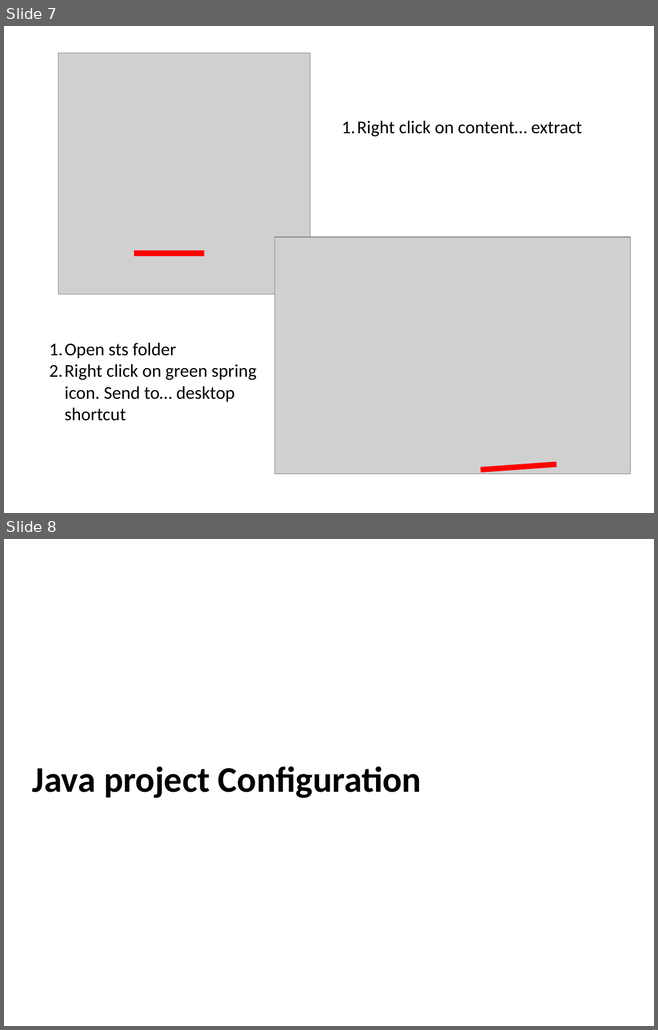
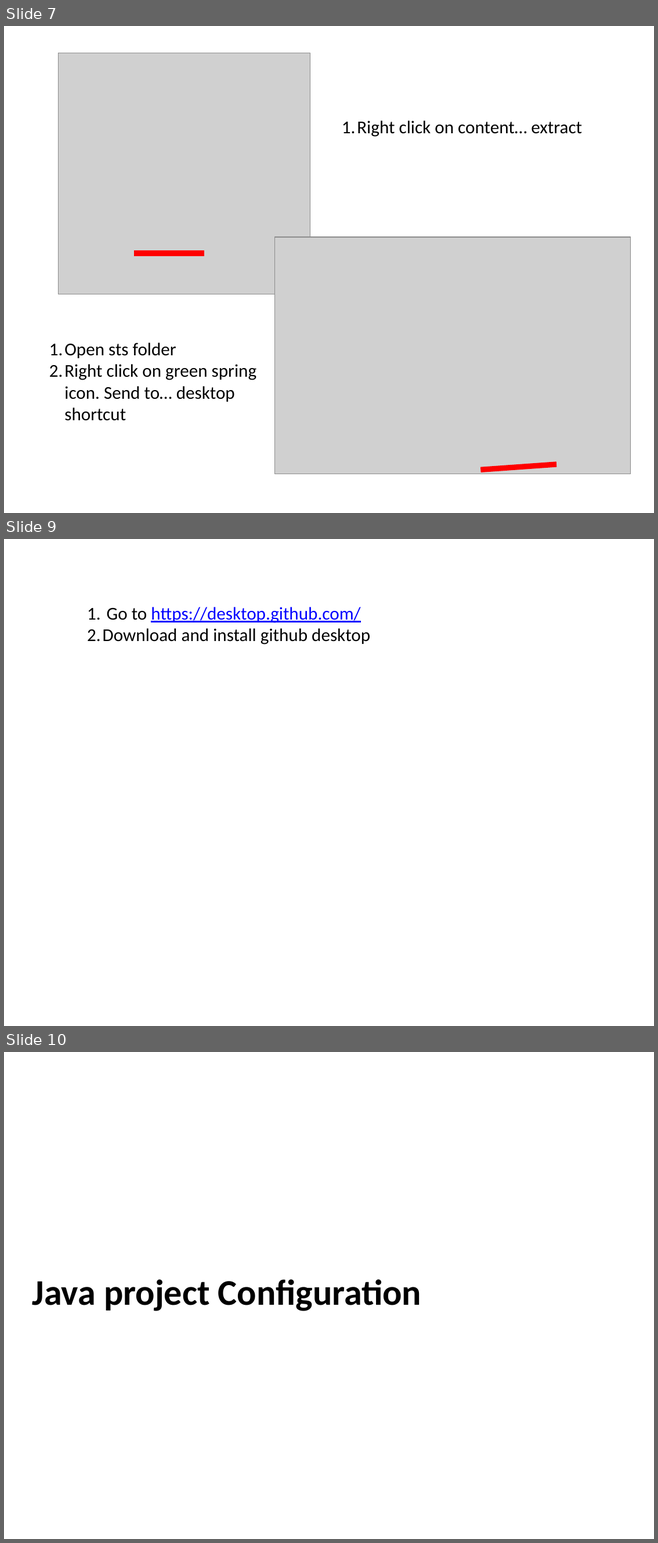
Before and after one commit to thinkcodegravity/dec24java, a slide deck: documents/java-setup.pptx. Shown one above the other, each under a label of ours: slides 7 and 8 before the commit, slides 7, 9 and 10 after it; the slides between them are not shown. The pictures are 658x1030 and 658x1543 pixels, drawn with LibreOffice and Linux fonts; fonts in the diff are those of the drawing; grey boxes stand for pictures. Boxes give left, top, right and bottom in pixels: in the first picture for what was removed or moved away, otherwise in the second. Text is boxed around its words. In the diff, an @@ line names an element or a change of style, - is before the commit and + after.

```diff
--- a/documents/java-setup.pptx
+++ b/documents/java-setup.pptx
@@ slide 9 added at (4,539,654,1026), background #FFFFFF @@
@@ text added at (87,607,370,645), 20 pt, text #000000 @@
+  1. Go to https://desktop.github.com/
+  2. Download and install github desktop
@@ what was slide 8 is now slide 10 @@
```
Also in this commit, not shown: 2 slides changed, 2 other slides added, 6 other files.
